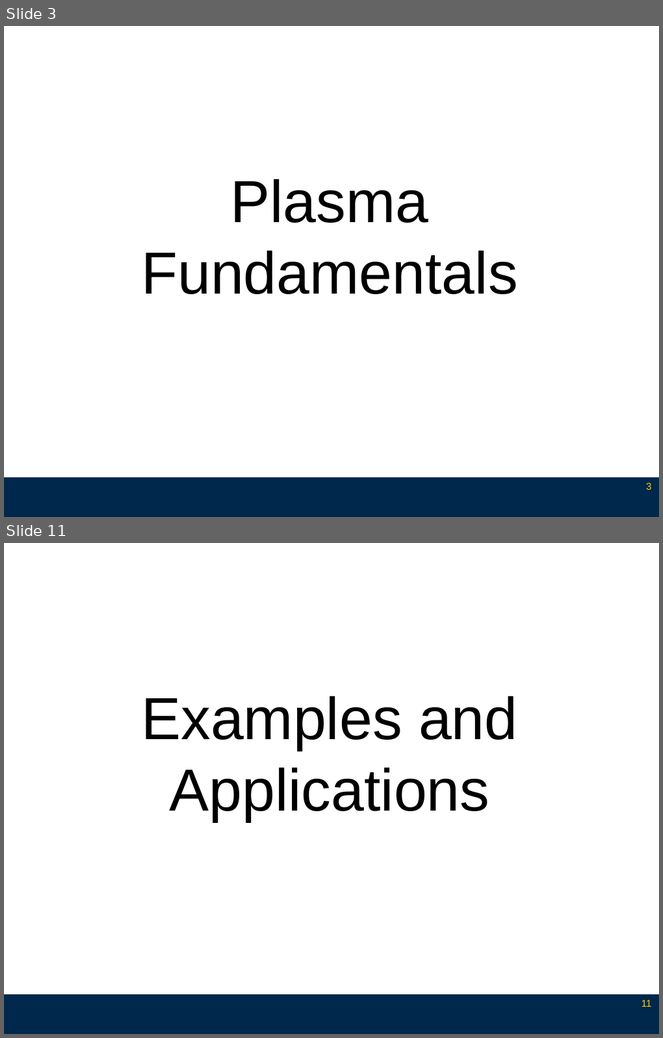
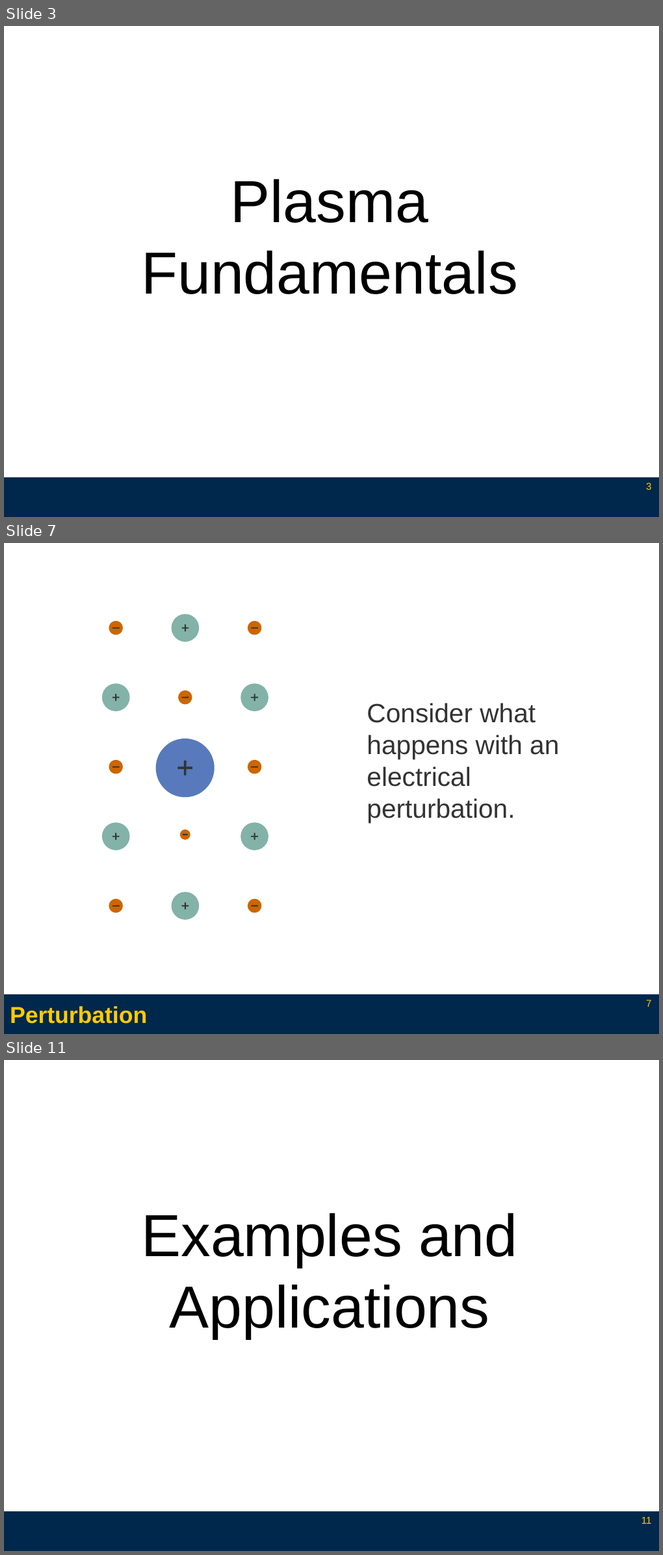
Before and after one commit to l3enny/dissertation, a slide deck: defense/presentation_annotated.odp. Shown one above the other, each under a label of ours: slides 3 and 11 before the commit, slides 3, 7 and 11 after it; the slides between them are not shown. The pictures are 663x1038 and 663x1555 pixels, drawn with LibreOffice and Linux fonts; fonts in the diff are those of the drawing. Boxes give left, top, right and bottom in pixels: in the first picture for what was removed or moved away, otherwise in the second. Text is boxed around its words. In the diff, an @@ line names an element or a change of style, - is before the commit and + after.

```diff
--- a/defense/presentation_annotated.odp
+++ b/defense/presentation_annotated.odp
@@ slide 7 added at [4,543,659,1034], background #FFFFFF; not listed: 1 template element that a slide beside it also shows @@
@@ text added at [367,703,559,823], 32 pt, text #333333 @@
+Consider what happens with an electrical perturbation.
@@ group added at [102,615,269,921]: 22 lines, 15 ellipses @@
@@ title added at [10,1006,147,1024], 28 pt, text #FFCB05, bold @@
+Perturbation
@@ page number added at [646,1000,651,1007], 12 pt, text #FFCB05 @@
+7
```
Also in this commit, not shown: 3 slides changed, 5 other slides added, 6 slides removed.
